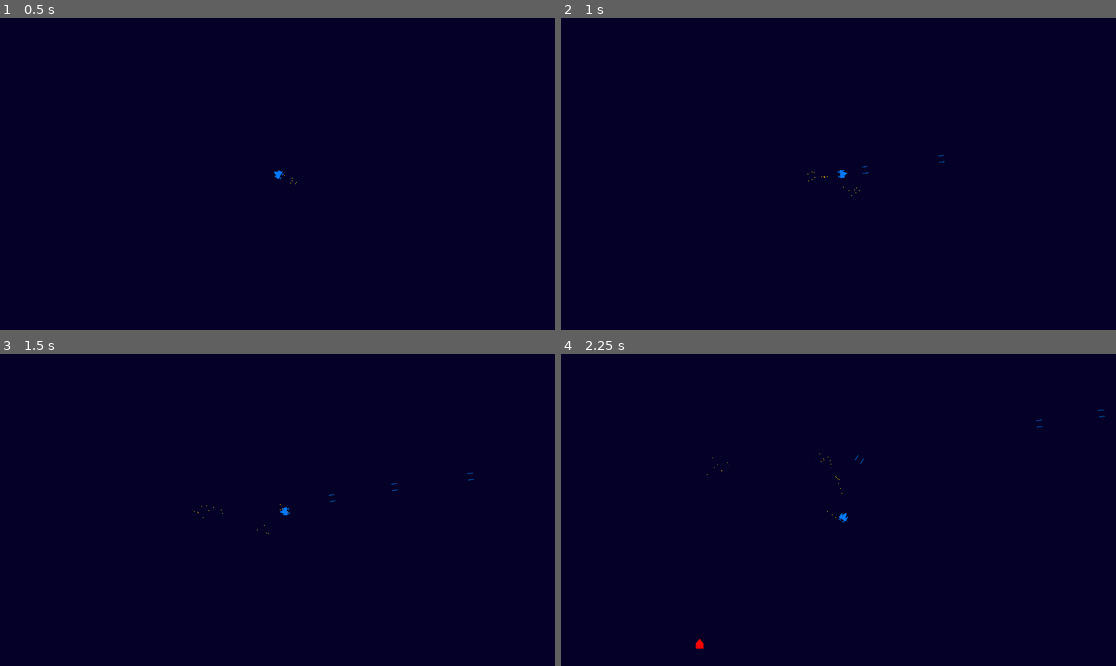
Above: before the commit, frames 1-4 (two rows, left to right).
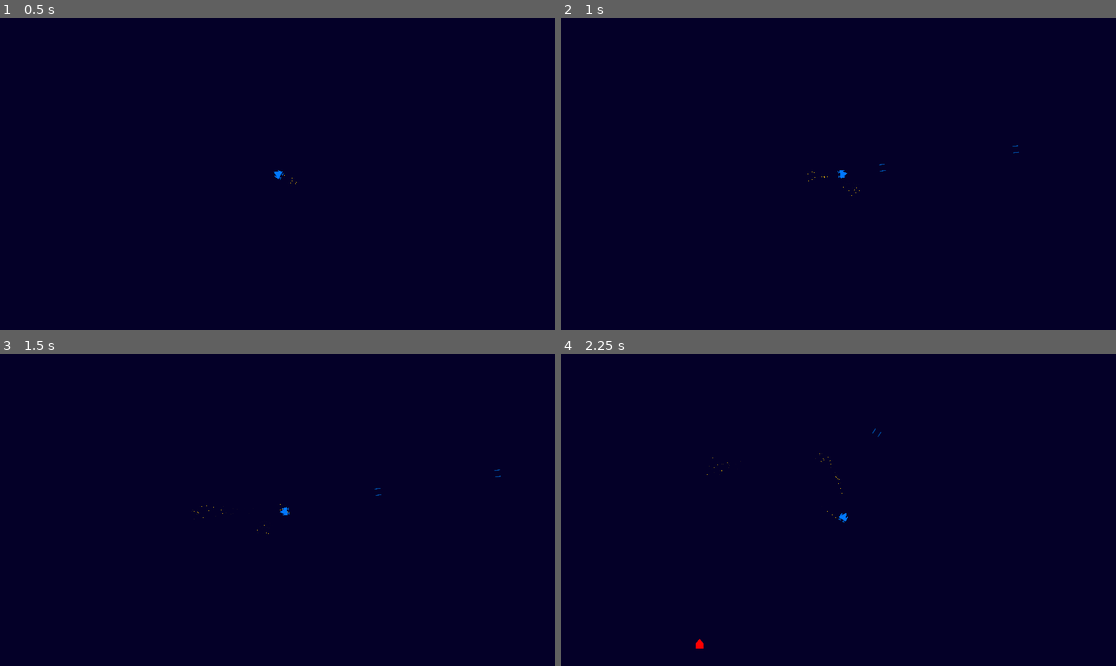
Above: after the commit, the same moments.

Repository: foodwithfire/Space-Game
Game: Godot game, scene res://scenes/level.tscn
Same seed, same stepped clock (60 frames per second), same inputs: the game is played once before the commit and once after it.
Inputs (mouse positions are in pixels of both pictures, inside the frame that each line leads up to):
- Up to frame 1 (0.5 s): no input
- Up to frame 2 (1 s): tap Enter at 0.5 s; move the mouse to (960, 158) at 0.52 s; press the mouse at (960, 158) at 0.53 s; hold D (right) from 0.53 s (still down)
- Up to frame 3 (1.5 s): tap Space at 1.25 s; move the mouse to (166, 525) at 1.27 s; release D (right) at 1.28 s; release the mouse at (166, 525) at 1.28 s; hold S (down) from 1.28 s (still down); click (166, 525) at 1.35 s
- Up to frame 4 (2.25 s): move the mouse to (894, 441) at 2.02 s; release S (down) at 2.03 s; press the mouse at (894, 441) at 2.03 s; hold D (right) from 2.03 s (still down)

Frame 1 is identical in both runs. In frame 2, less than 0.1% of the frame differs, in the area x 54-83%, y 40-50%; in frame 3, less than 0.1%, in the area x 59-91%, y 36-48%; in frame 4, less than 0.1%.

Commit message:
shooting update

Diff:
--- a/scenes/player.tscn
+++ b/scenes/player.tscn
@@ -50,11 +50,9 @@
 
 [node name="LeftMissilePosition" type="Marker2D" parent="."]
 position = Vector2(-84.0911, -52.2728)
-scale = Vector2(1, 1)
 
 [node name="RightMissilePosition" type="Marker2D" parent="."]
 position = Vector2(84.0911, -52.2728)
-scale = Vector2(1, 1)
 
 [node name="PlayerMissileTimer" type="Timer" parent="."]
 wait_time = 0.3
--- a/scripts/player_missile.gd
+++ b/scripts/player_missile.gd
@@ -1,6 +1,6 @@
 extends Area2D
 
-const speed = 3000
+const speed = 5000
 
 var direction
 
